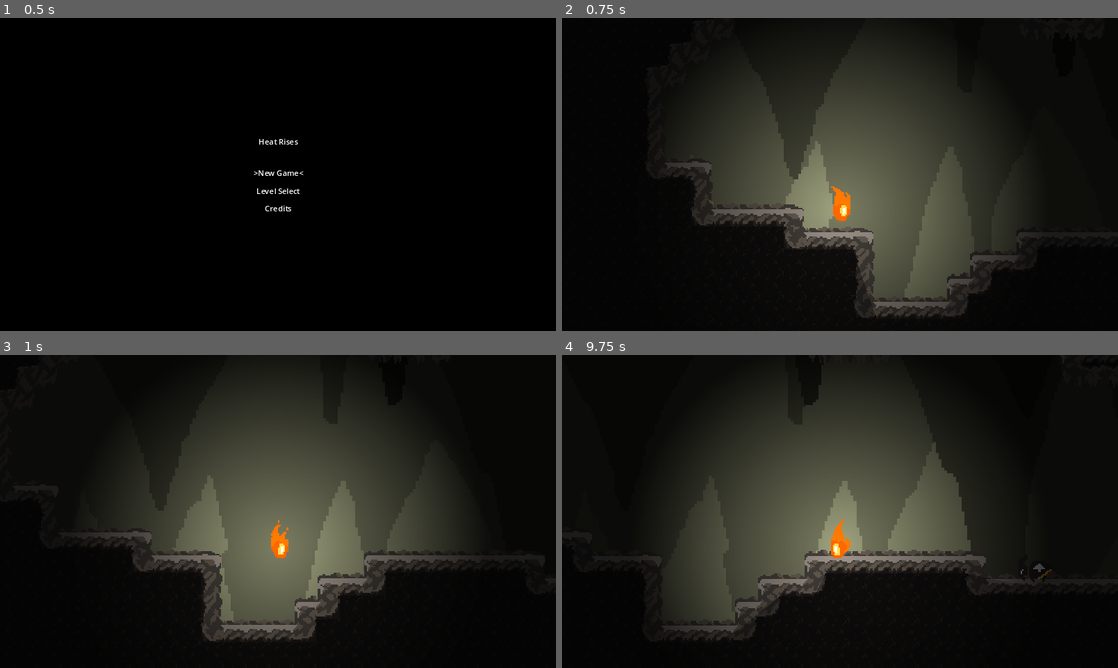
Above: before the commit, frames 1-4 (two rows, left to right).
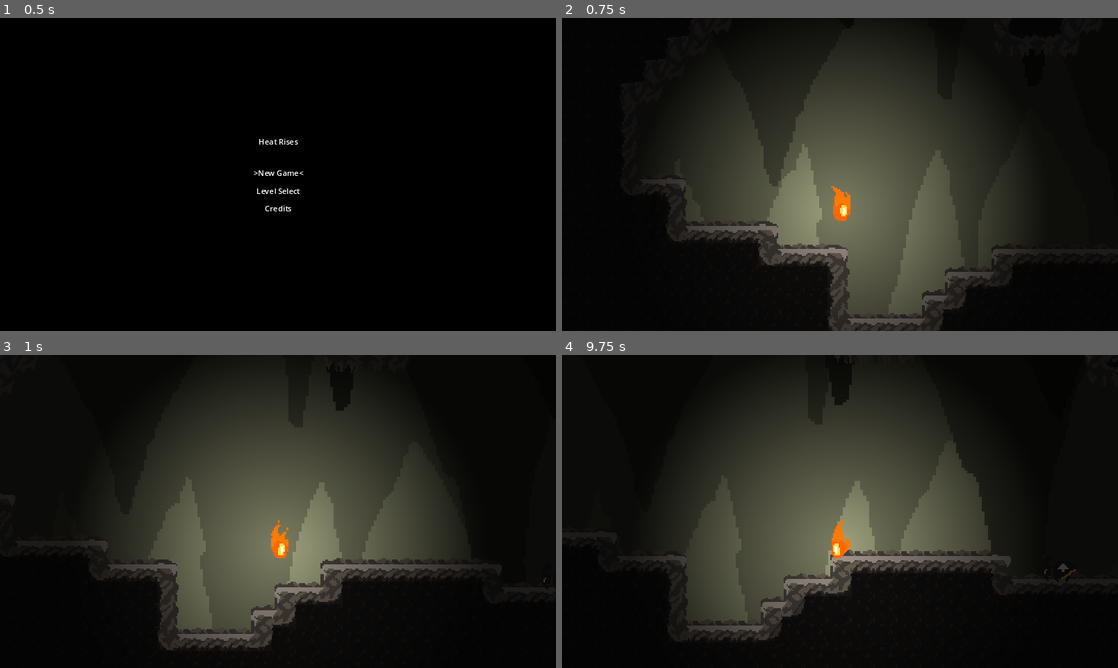
Above: after the commit, the same moments.

Repository: gcarlson/WildJam66
Game: Godot game, scene res://Assets/Scenes/home_page.tscn
Same seed, same stepped clock (60 frames per second), same inputs: the game is played once before the commit and once after it.
Inputs (mouse positions are in pixels of both pictures, inside the frame that each line leads up to):
- Up to frame 1 (0.5 s): no input
- Up to frame 2 (0.75 s): tap Enter (ui_accept) at 0.5 s; move the mouse to (962, 158) at 0.52 s; hold Right (ui_right) from 0.53 s (still down); click (962, 158) at 0.6 s
- Up to frame 3 (1 s): keep holding Right (ui_right); tap Enter (ui_accept) at 0.77 s
- Up to frame 4 (9.75 s): move the mouse to (728, 527) at 1.27 s; click (728, 527) at 1.35 s; tap Enter (ui_accept) at 1.52, 3.02, 3.77, 4.52, 6.02, 6.77, 7.52, 9.02 s; move the mouse to (895, 442) at 2.02 s; release Right (ui_right) at 2.03 s; hold Left (ui_left) 2.03-2.78 s; tap F (switch_form) every 2.25 s from 2.1 to 8.85 s; click (895, 442) at 2.3 s; move the mouse to (812, 574) at 2.77 s; hold Right (ui_right) 2.78-4.28 s; click (812, 574) at 2.85 s; move the mouse to (1006, 558) at 3.52 s; click (1006, 558) at 3.6 s; move the mouse to (673, 464) at 4.27 s; hold Left (ui_left) 4.28-5.03 s; click (673, 464) at 4.55 s; move the mouse to (867, 511) at 5.02 s; hold Right (ui_right) 5.03-5.78 s; click (867, 511) at 5.1 s; move the mouse to (756, 433) at 5.77 s; hold Left (ui_left) 5.78-7.28 s; click (756, 433) at 5.85 s; move the mouse to (962, 495) at 6.52 s; click (962, 495) at 6.8 s; move the mouse to (728, 527) at 7.27 s; hold Right (ui_right) 7.28-9.53 s; click (728, 527) at 7.35 s; move the mouse to (895, 442) at 8.02 s; click (895, 442) at 8.1 s; move the mouse to (812, 574) at 8.77 s; click (812, 574) at 9.05 s; move the mouse to (1006, 558) at 9.52 s; hold Left (ui_left) from 9.53 s (still down); click (1006, 558) at 9.6 s

Frame 1 is identical in both runs. In frame 2, 8.8% of the frame differs, in the area x 13-87%, y 34-100%; in frame 3, 9.3%, in the area x 13-99%, y 14-95%; in frame 4, 5.8%.

Commit message:
Fixed superjump and added constants

Diff:
--- a/Assets/Scenes/Player.gd
+++ b/Assets/Scenes/Player.gd
@@ -21,6 +21,8 @@
 const SPEED = 250.0
 const JUMP_VELOCITY = -325.0
 const SQUAT_DUR = 0.1
+const DASH_SPEED = 400
+const DASH_DURATION = 0.2
 
 var dashing = false
 var safe = false
@@ -41,7 +43,7 @@
 
 func _physics_process(delta):
 	if dashing:
-		velocity.x = -250 if big_sprite.flip_h else 250
+		velocity = Vector2(-DASH_SPEED if big_sprite.flip_h else DASH_SPEED, 0)
 		move_and_slide()
 		return
 
@@ -119,7 +121,7 @@
 		velocity.y = JUMP_VELOCITY * 0.3
 
 func stop_dash():
-	await get_tree().create_timer(0.35).timeout
+	await get_tree().create_timer(DASH_DURATION).timeout
 	dashing = false
 
 func delayed_smash():
